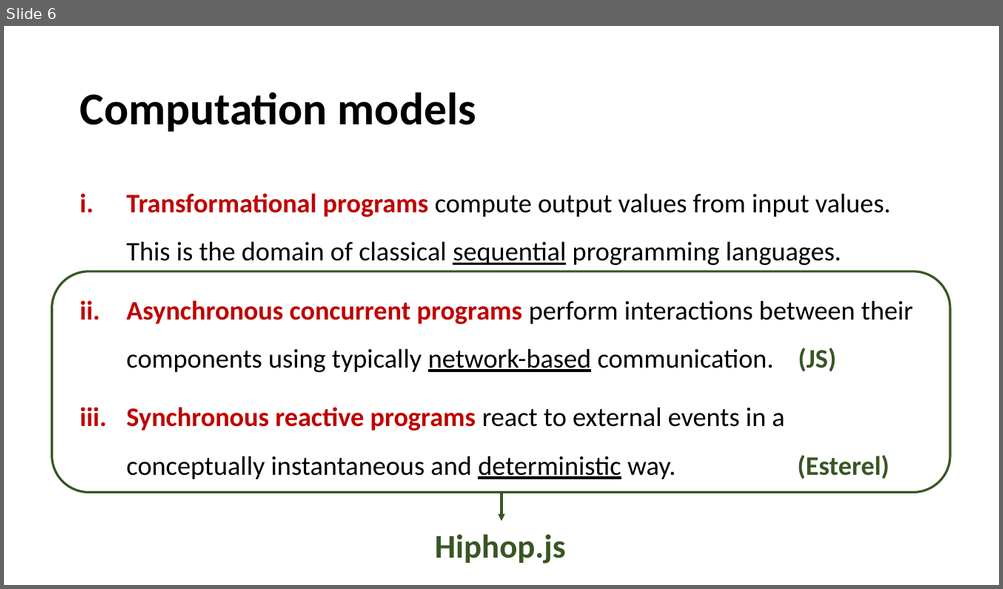
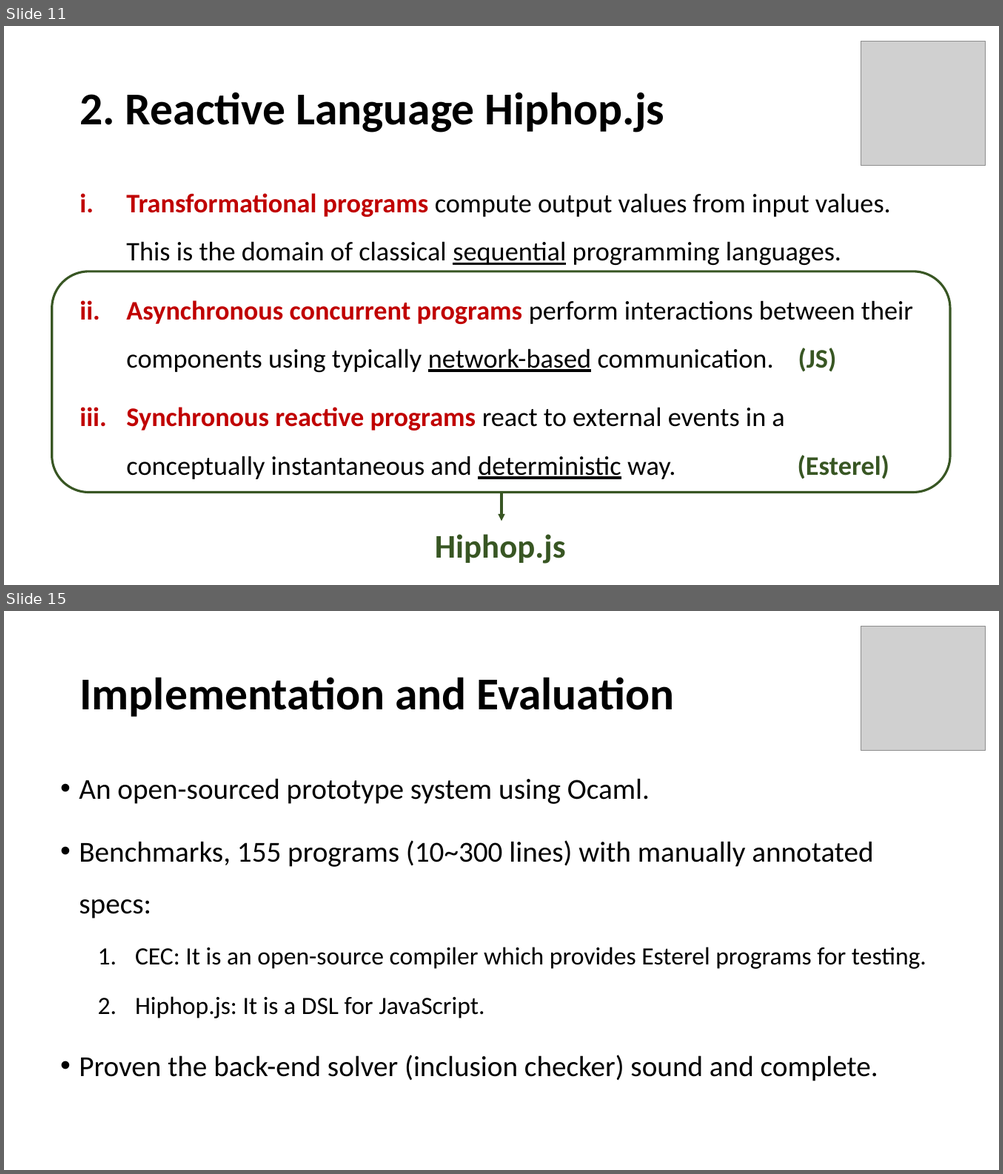
Before and after one commit to songyahui/Semantics_HIPHOP, a slide deck: timed_eff.pptx. Shown one above the other, each under a label of ours: slide 6 before the commit, slides 11 and 15 after it; the slides between them are not shown. The pictures are 1003x589 and 1003x1174 pixels, drawn with LibreOffice and Linux fonts; fonts in the diff are those of the drawing; grey boxes stand for pictures. Boxes give left, top, right and bottom in pixels: in the first picture for what was removed or moved away, otherwise in the second. Text is boxed around its words. In the diff, an @@ line names an element or a change of style, - is before the commit and + after.

```diff
--- a/timed_eff.pptx
+++ b/timed_eff.pptx
@@ slide 15 added at [4,611,999,1170], background #FFFFFF @@
@@ picture added at [861,626,986,751] @@
@@ title added at [79,677,674,717], 44 pt, text #000000, bold @@
+Implementation and Evaluation
@@ text added at [79,778,926,1082], 28 pt, text #000000 @@
+• An open-sourced prototype system using Ocaml.
+• Benchmarks, 155 programs (10~300 lines) with manually annotated specs:
+  1. CEC: It is an open-source compiler which provides Esterel programs for testing.
+  2. Hiphop.js: It is a DSL for JavaScript.
+• Proven the back-end solver (inclusion checker) sound and complete.
@@ what was slide 6 is now slide 11 @@
@@ slide 11 changed as well @@
@@ picture added at [861,41,986,166] @@
@@ title at [79,92,665,133]: text changed @@
-Computation models
+2. Reactive Language Hiphop.js
```
Also in this commit, not shown: 4 other slides changed, 11 other slides added, 2 slides removed, 1 other file.
